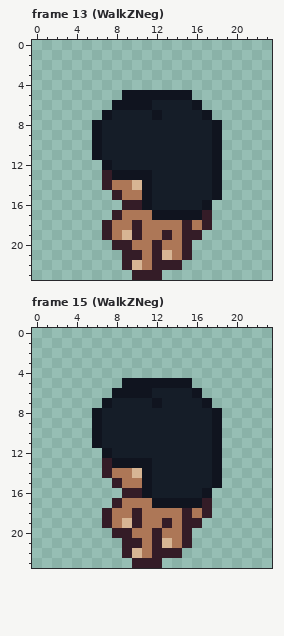
Two versions of one pixel-art file, assets/character.aseprite. That is the earlier state.
24x24 pixels, 16 frames. Shown: frame 13 (WalkZNeg), frame 15 (WalkZNeg). The commit also changed other frames, which this record leaves out.
And afterwards:
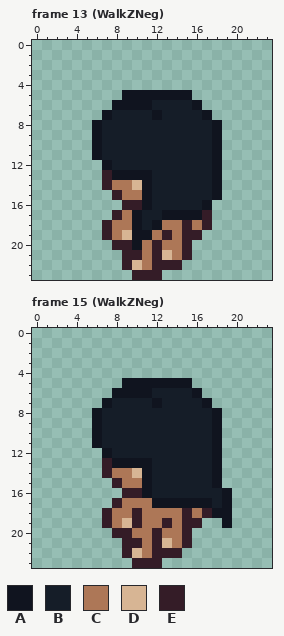
Palette (. is transparent): A #10141f  B #151d28  C #ad7757  D #d7b594  E #341c27
Message: Added hair layer
The exact change:
Frame 13 (WalkZNeg), layer "hair":
y 17: x 10..12 CCA -> ABB
y 18: x 10..12 ECC -> ABA
y 19: x 10..11 EC -> AA
y 20: x 10 C -> A
Frame 15 (WalkZNeg), layer "hair":
y 16: x 17..19 A.. -> BBA
y 17: x 17..19 E.. -> ABA
y 18: x 18..19 .. -> AA
y 19: x 19 . -> A
Changed places in both pictures, as pixel boxes (x1, y1, x2, y2):
changed: (132, 210, 162, 250)
changed: (202, 488, 232, 528)
